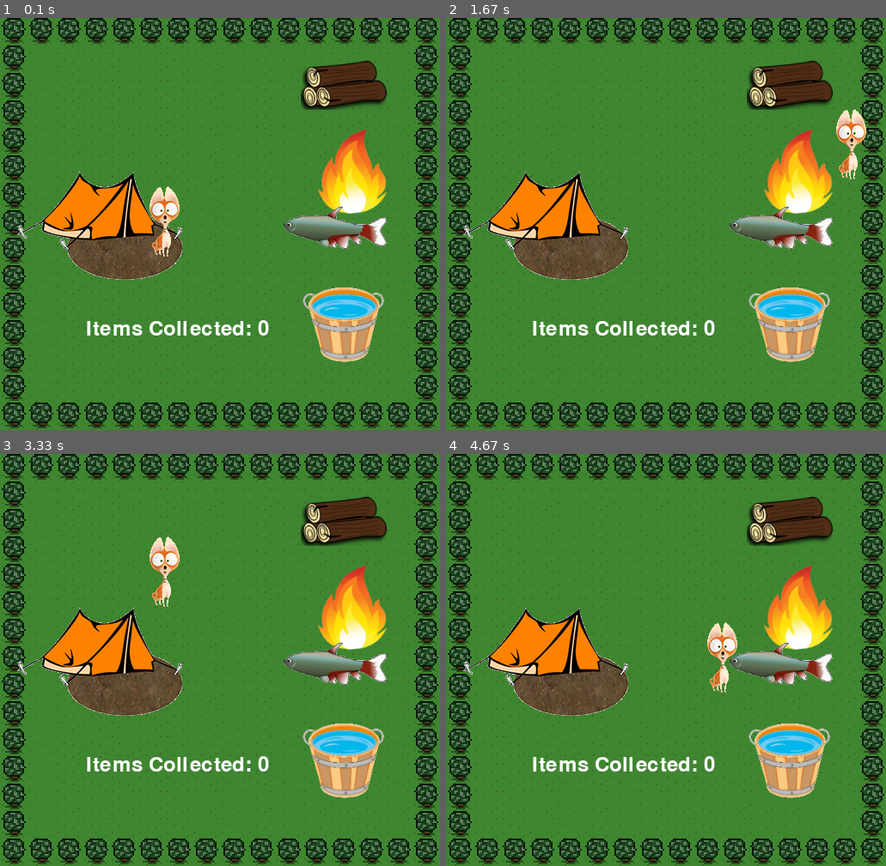
Above: before the commit, frames 1-4 (two rows, left to right).
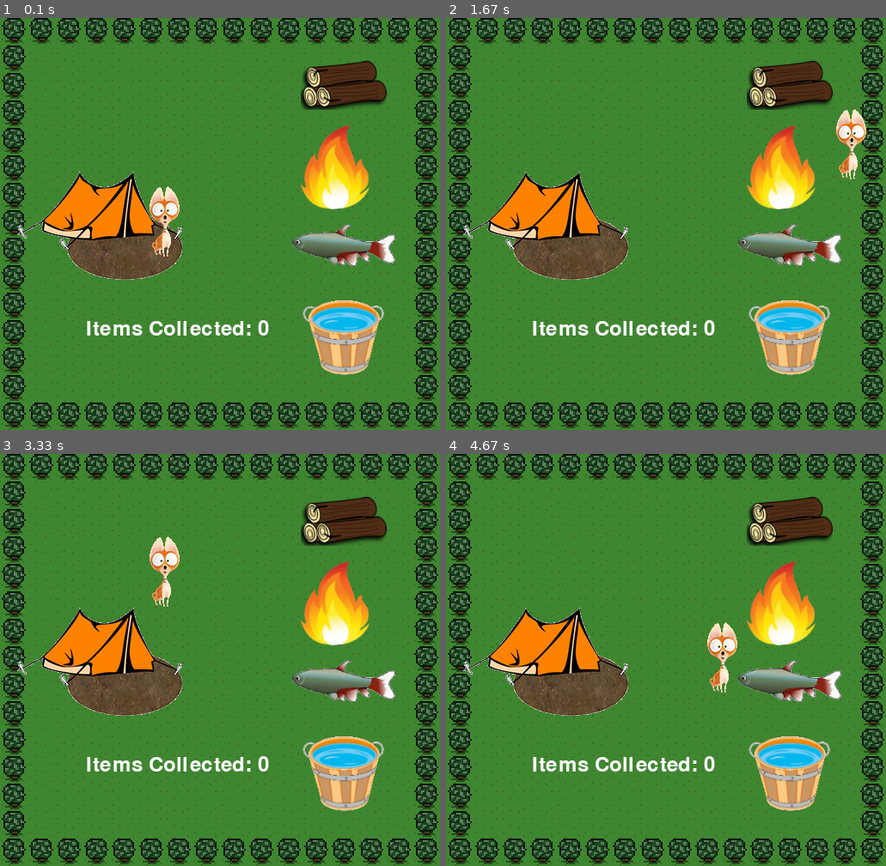
Above: after the commit, the same moments.

Repository: badamato/python_practice_files
Game: pygame game, started from glamping/game.py
Same seed, same stepped clock (60 frames per second), same inputs: the game is played once before the commit and once after it.
Inputs:
- Up to frame 1 (0.1 s): no input
- Up to frame 2 (1.67 s): hold Right 0.33-0.8 s; hold Up 0.83-1.13 s; hold Right 1.17-1.63 s
- Up to frame 3 (3.33 s): hold Left 1.67-2.2 s; hold Down 2.23-2.53 s; hold Left 2.57-2.97 s; hold Up from 3 s (still down)
- Up to frame 4 (4.67 s): release Up at 3.37 s; hold Right 3.4-4.03 s; hold Down 4.07-4.43 s; hold Left from 4.47 s (still down)

The runs differ from the first frame. In frame 1, 7.3% of the frame differs, in the area x 64-90%, y 26-87%; in frame 2, 7.3%; in frame 3, 7.3%; in frame 4, 7.3%.

Commit message:
adjusted player-collision logic

Diff:
--- a/glamping/game.py
+++ b/glamping/game.py
@@ -46,9 +46,9 @@
 ##ITEMS TO COLLECT
 items = pygame.sprite.Group()
 logs = Item(350, 50, {'logs ': 1}, logsImg)
-fire = Item(370, 130, {'fire ': 1}, fireImg)
-fish = Item(330, 220, {'fish ': 1}, fishImg)
-water = Item(350, 310, {'water ': 1}, waterImg)
+fire = Item(350, 125, {'fire ': 1}, fireImg)
+fish = Item(340, 240, {'fish ': 1}, fishImg)
+water = Item(350, 325, {'water ': 1}, waterImg)
 items.add(logs, fire, fish, water)
 
 
@@ -87,6 +87,8 @@
 
     #key has been pressed
     pressed_keys = pygame.key.get_pressed()
+
+    # player.update(pressed_keys)
     player.update(pressed_keys)
 
 
